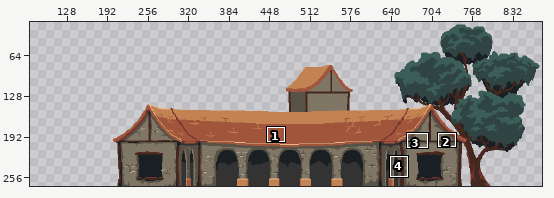
Pixel-art file: Assets/Artwork/Buildings/BarracksOutside.aseprite. Above: a wide view before the commit, with the close-up outlined.
Close-up. Before the commit:
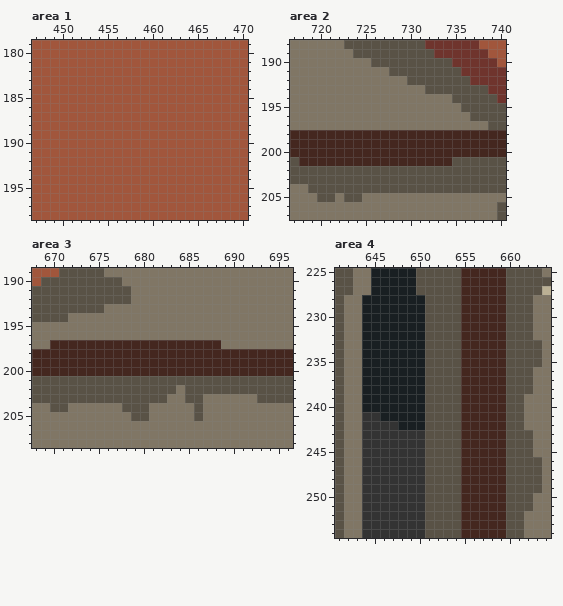
960x270 pixels, 1 frame. Shown: area 1: x 447..470, y 179..198; area 2: x 717..740, y 188..207; area 3: x 668..696, y 189..208; area 4: x 641..664, y 225..254. The wide view leaves out empty margins. The commit also changed other parts of the picture, which this record leaves out.
Once edited:
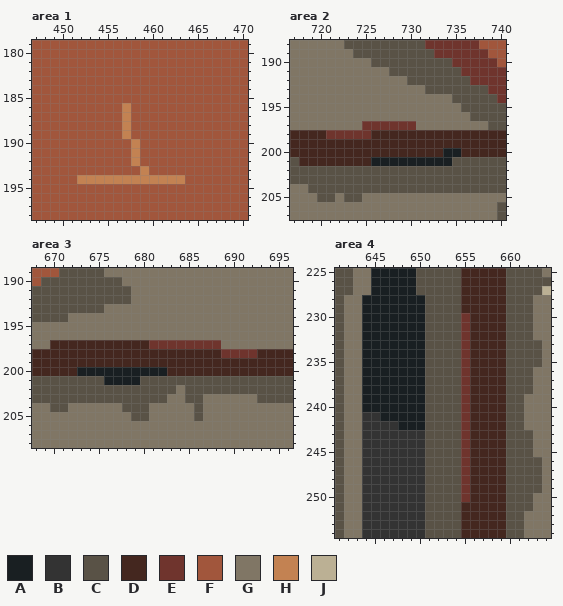
Palette (. is transparent): A #191f22  B #333333  C #595246  D #44271f  E #6f342d  F #a1563c  G #807665  H #c38252  J #bbb094
Edits made:
Area 1, layer "Building":
y 186..189: x 457 F -> H
y 190..192: x 458 F -> H
y 193: x 459 F -> H
y 194: x 452..463 FFFFFFFFFFFF -> HHHHHHHHHHHH
Area 2, layer "Building":
y 197: x 725..730 GGGGGG -> EEEEEE
y 198: x 721..725 DDDDD -> EEEEE
y 200: x 734..735 DD -> AA
y 201: x 726..734 DDDDDDDDD -> AAAAAAAAA
Area 3, layer "Building":
y 197: x 681..688 DDDDDDDD -> EEEEEEEE
y 198: x 689..692 DDDD -> EEEE
y 200: x 673..682 DDDDDDDDDD -> AAAAAAAAAA
y 201: x 676..679 CCCC -> AAAA
Area 4, layer "Building":
y 230..250: x 655 D -> E
